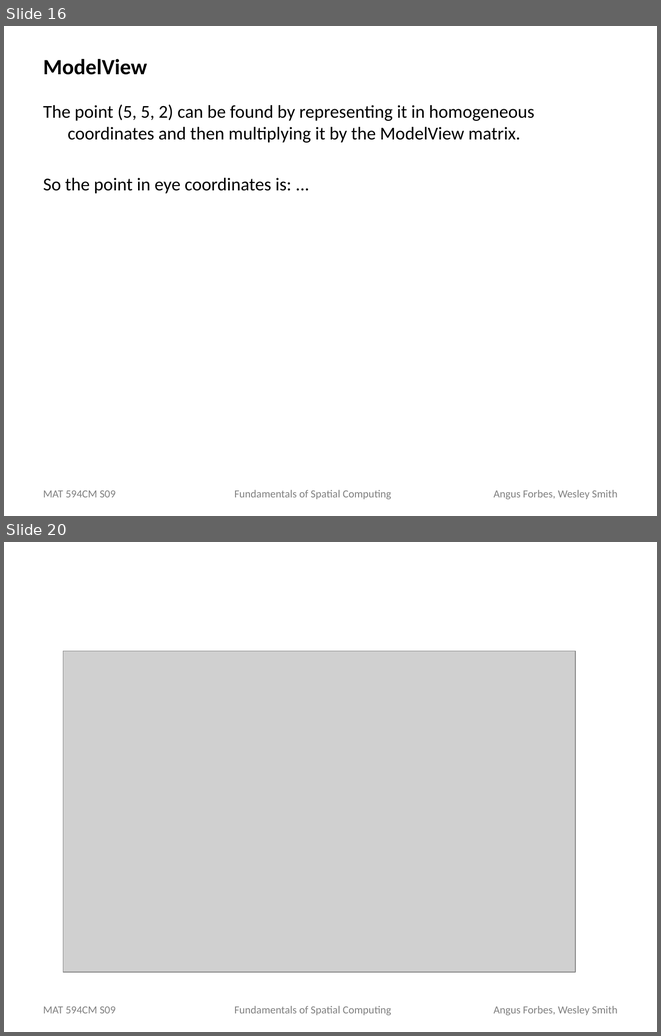
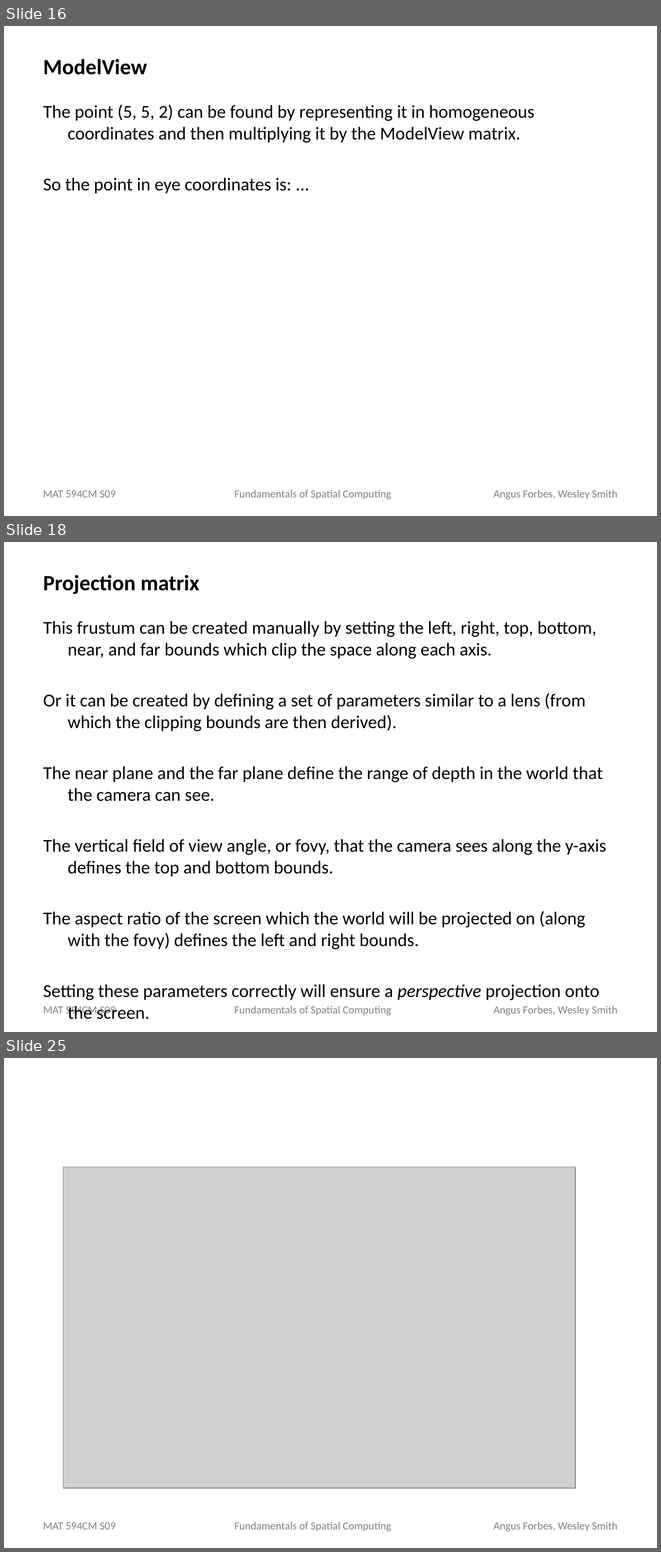
Before and after one commit to angusforbes/mat594cm, a slide deck: Week1/Week1-OpenGL_Basics.pptx. Shown one above the other, each under a label of ours: slides 16 and 20 before the commit, slides 16, 18 and 25 after it; the slides between them are not shown. The pictures are 661x1036 and 661x1552 pixels, drawn with LibreOffice and Linux fonts; fonts in the diff are those of the drawing; grey boxes stand for pictures. Boxes give left, top, right and bottom in pixels: in the first picture for what was removed or moved away, otherwise in the second. Text is boxed around its words. In the diff, an @@ line names an element or a change of style, - is before the commit and + after.

```diff
--- a/Week1/Week1-OpenGL_Basics.pptx
+++ b/Week1/Week1-OpenGL_Basics.pptx
@@ slide 18 added at (x1=4, y1=542, x2=657, y2=1032), background #FFFFFF; not listed: 3 template elements that a slide beside it also shows @@
@@ title added at (x1=43, y1=575, x2=200, y2=594), 24 pt, text #000000, bold @@
+Projection matrix
@@ text added at (x1=43, y1=621, x2=606, y2=1000), 20 pt, text #000000 @@
+This frustum can be created manually by setting the left, right, top, bottom, near, and far bounds which clip the space along each axis.
+Or it can be created by defining a set of parameters similar to a lens (from which the clipping bounds are then derived).
+The near plane and the far plane define the range of depth in the world that the camera can see.
+The vertical field of view angle, or fovy, that the camera sees along the y-axis defines the top and bottom bounds.
+The aspect ratio of the screen which the world will be projected on (along with the fovy) defines the left and right bounds.
+Setting these parameters correctly will ensure a perspective projection onto the screen.
@@ what was slide 20 is now slide 25 @@
```
Also in this commit, not shown: 6 slides changed, 3 other slides added, 2 other files.
